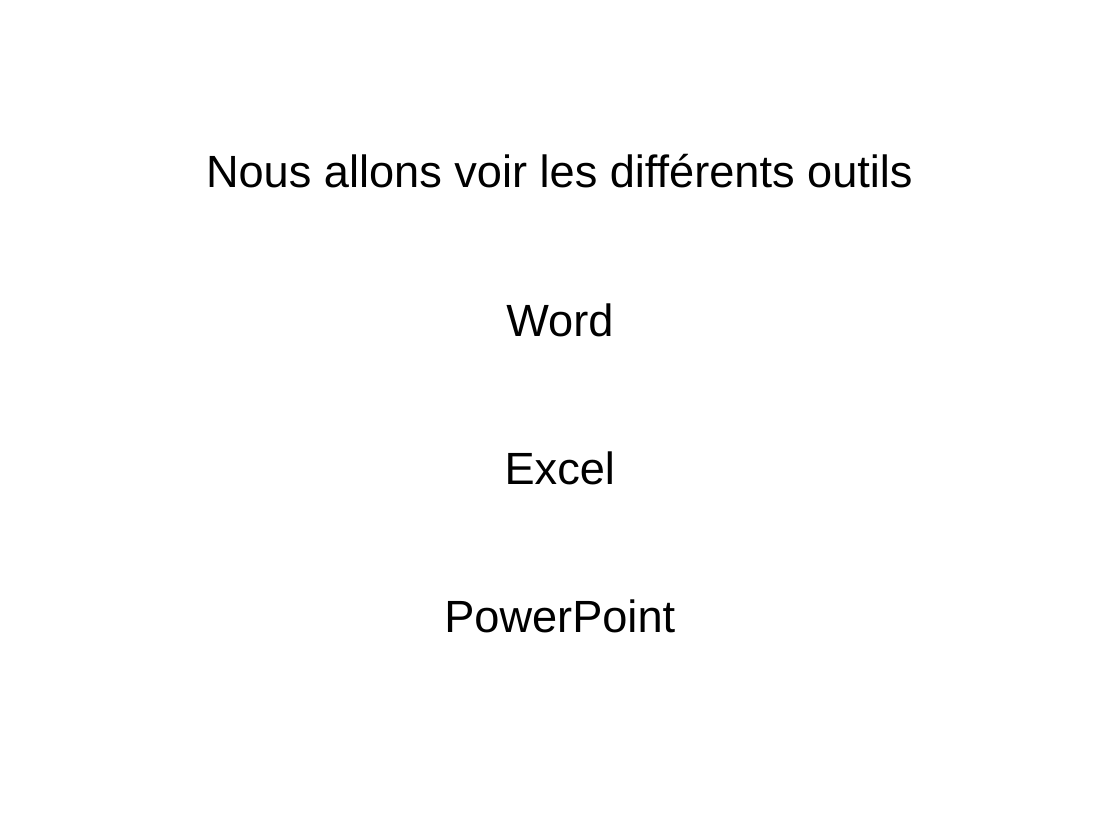
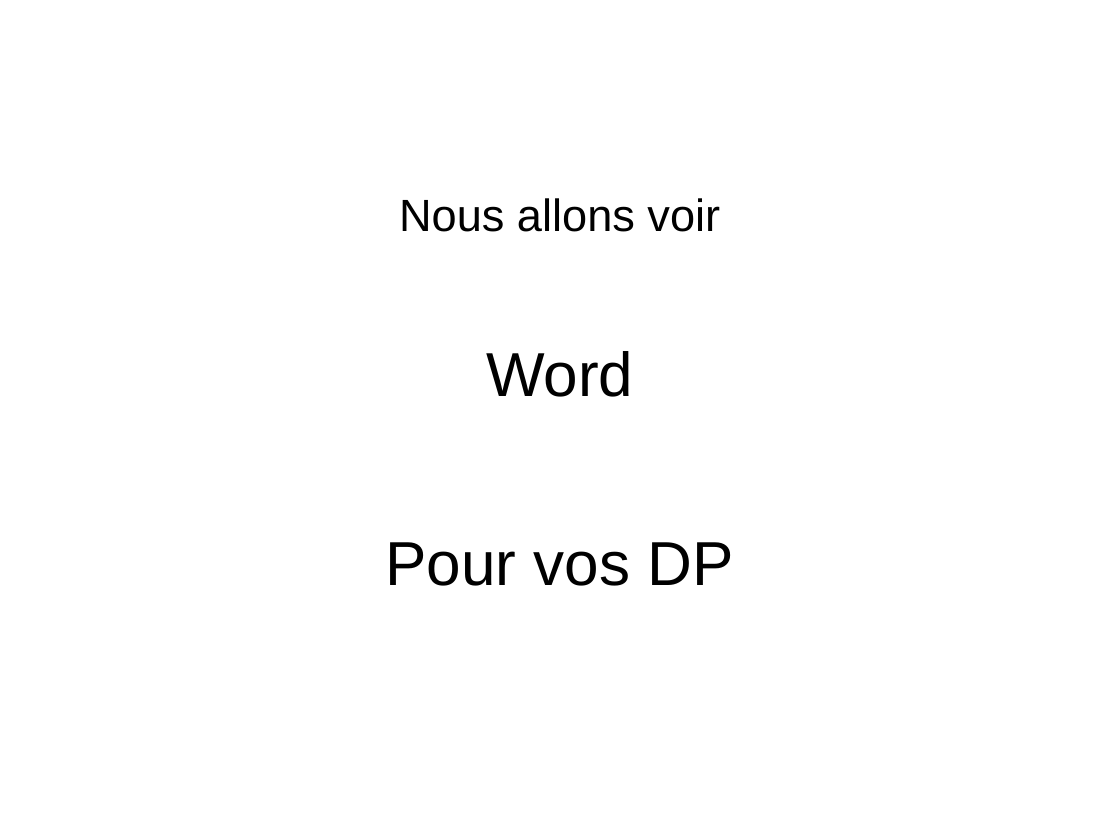
Before and after one commit to rolland-dev/cours-infos, a slide deck: slide 21 of info-de-base.odp. Drawn at 1120x840 pixels with LibreOffice and Linux fonts; fonts in the diff are those of the drawing. Boxes give left, top, right and bottom in pixels: in the first picture for what was removed or moved away, otherwise in the second. Text is boxed around its words. In the diff, an @@ line names an element or a change of style, - is before the commit and + after.

Commit message:
maj271023

```diff
--- a/info-de-base.odp
+++ b/info-de-base.odp
@@ subtitle at (399, 198, 720, 232): text changed @@
-Nous allons voir les différents outils
+Nous allons voir
@@ subtitle at (486, 351, 633, 397): size 32 to 44 pt in "Word" @@
@@ subtitle at (385, 542, 734, 586): text changed; size 32 to 44 pt @@
-Excel
-PowerPoint
+Pour vos DP
```
